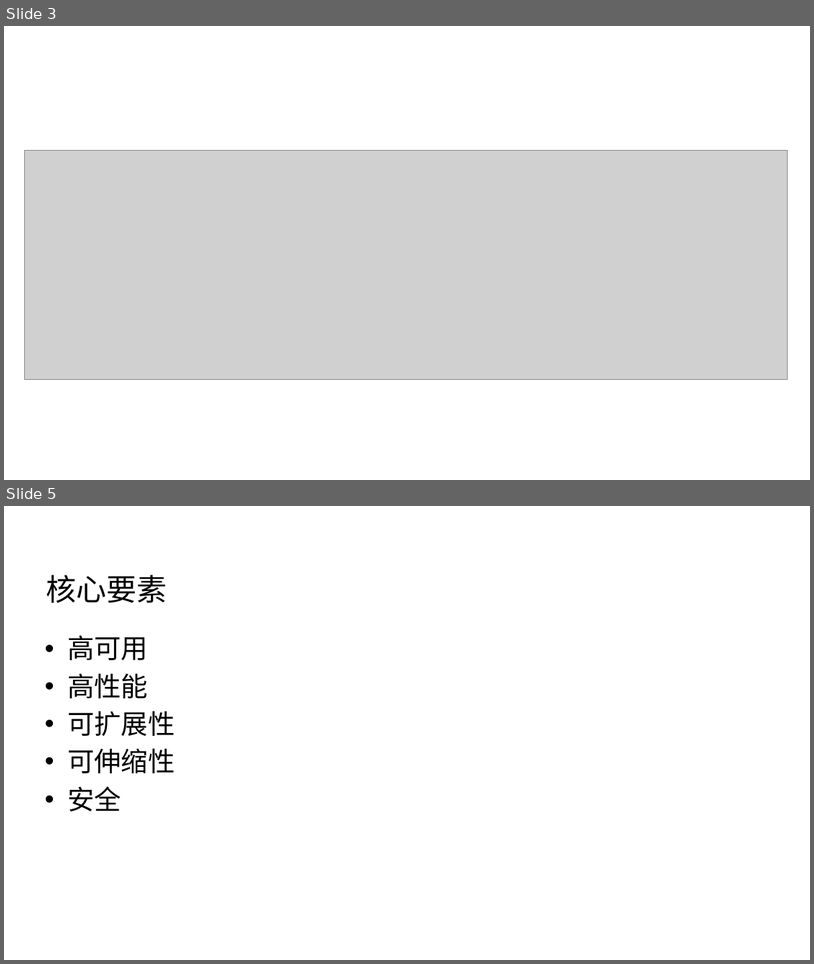
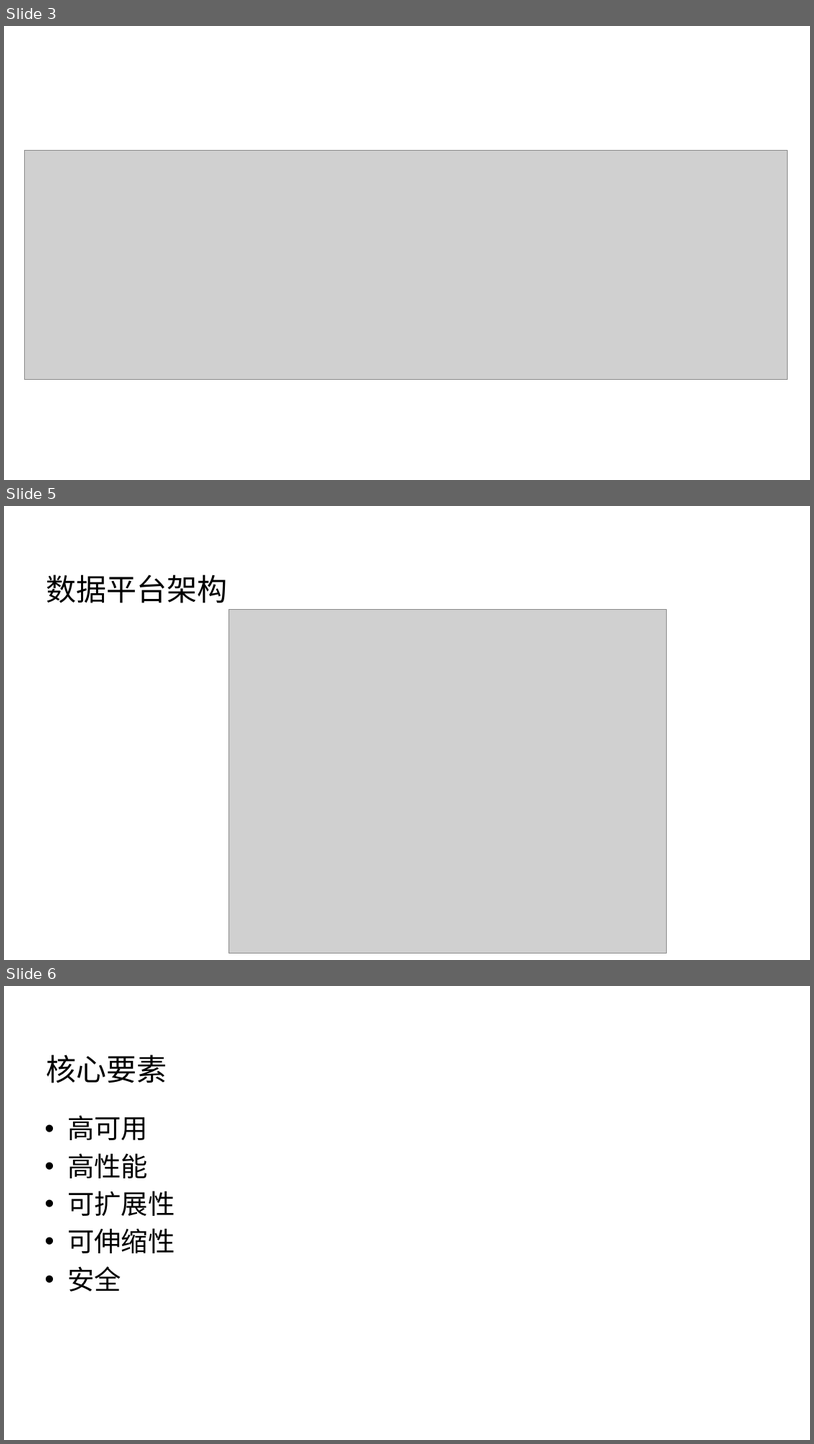
Before and after one commit to Wang-Ray/Wang-Ray.github.io, a slide deck: assets/attachment/关于软件架构 - v2.pptx. Shown one above the other, each under a label of ours: slides 3 and 5 before the commit, slides 3, 5 and 6 after it; the slides between them are not shown. The pictures are 814x964 and 814x1444 pixels, drawn with LibreOffice and Linux fonts; fonts in the diff are those of the drawing; grey boxes stand for pictures; background and template pictures are left out. Boxes give left, top, right and bottom in pixels: in the first picture for what was removed or moved away, otherwise in the second. Text is boxed around its words. In the diff, an @@ line names an element or a change of style, - is before the commit and + after.

```diff
--- a/assets/attachment/关于软件架构 - v2.pptx
+++ b/assets/attachment/关于软件架构 - v2.pptx
@@ slide 5 added at [4, 506, 810, 960], background picture (left out) @@
@@ title added at [46, 574, 227, 603], 36 pt, text #000000 @@
+数据平台架构
@@ picture added at [229, 610, 667, 953] @@
@@ what was slide 5 is now slide 6 @@
```
Also in this commit, not shown: 5 slides changed, 3 other slides added, 5 other files.
